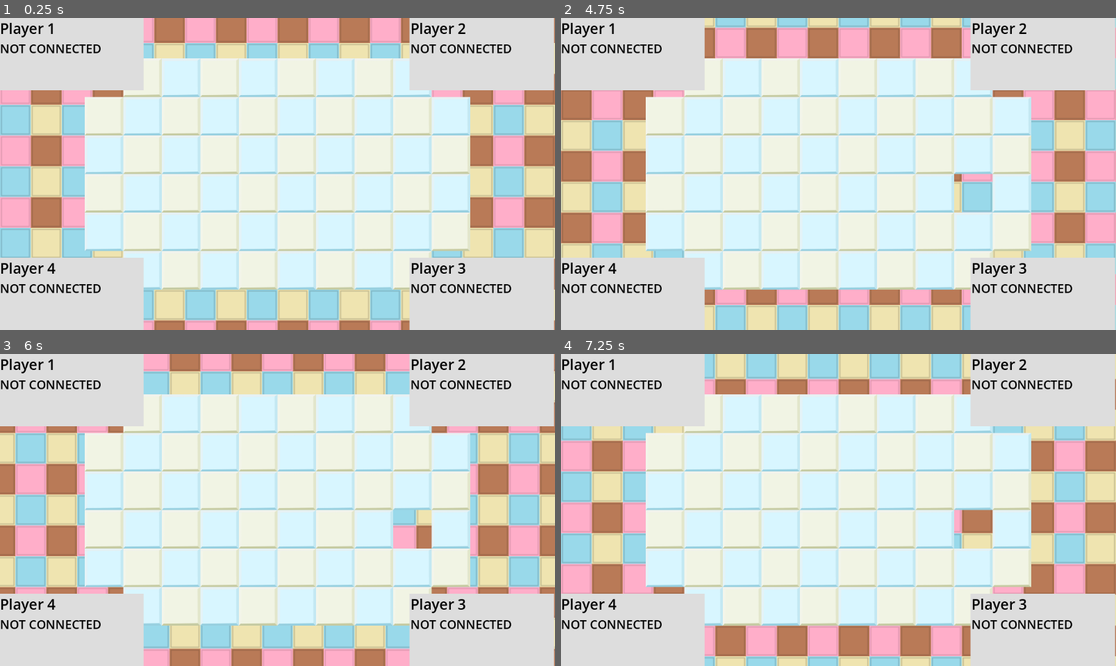
Above: before the commit, frames 1-4 (two rows, left to right).
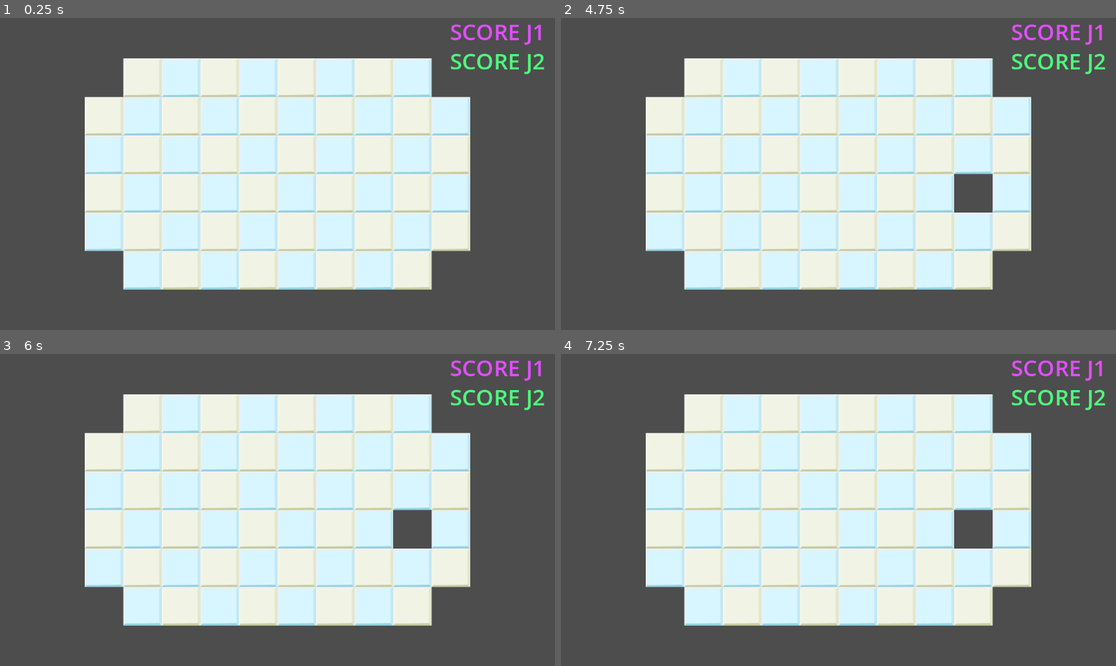
Above: after the commit, the same moments.

Repository: patator62180/GDWL_67
Game: Godot game, scene res://scenes/game/game.tscn
Same seed, same stepped clock (60 frames per second), same inputs: the game is played once before the commit and once after it. This scene is started directly instead of the project's main scene.
Inputs (mouse positions are in pixels of both pictures, inside the frame that each line leads up to):
- Up to frame 1 (0.25 s): no input
- Up to frame 2 (4.75 s): tap Enter (ui_accept) at 0.5, 0.77, 1.52, 3.02, 3.77, 4.52 s; move the mouse to (960, 158) at 0.52 s; hold Right (right) 0.53-1.28 s; right-click (960, 158) at 0.6 s; click (960, 158) at 0.67 s; move the mouse to (727, 189) at 1.27 s; hold Down (down) 1.28-2.03 s; click (727, 189) at 1.35 s; move the mouse to (894, 105) at 2.02 s; hold Right (right) 2.03-2.78 s; right-click (894, 105) at 2.1 s; move the mouse to (810, 236) at 2.77 s; hold Up (up) 2.78-3.53 s; click (810, 236) at 2.85 s; move the mouse to (1005, 220) at 3.52 s; hold Left (left) from 3.53 s (still down); right-click (1005, 220) at 3.6 s; move the mouse to (672, 127) at 4.27 s; click (672, 127) at 4.35 s
- Up to frame 3 (6 s): move the mouse to (305, 510) at 5.02 s; release Left (left) at 5.03 s; hold Down (down) 5.03-5.78 s; right-click (305, 510) at 5.1 s; click (305, 510) at 5.17 s; move the mouse to (194, 432) at 5.77 s; hold Right (right) from 5.78 s (still down); click (194, 432) at 5.85 s
- Up to frame 4 (7.25 s): tap Enter (ui_accept) at 6.02, 6.77 s; move the mouse to (960, 494) at 6.52 s; release Right (right) at 6.53 s; hold Up (up) from 6.53 s (still down); right-click (960, 494) at 6.6 s

The runs differ from the first frame. In frame 1, 53% of the frame differs, in the area x 0-100%, y 0-100%; in frame 2, 53%; in frame 3, 53%; in frame 4, 53%.
Error in both runs: Invalid access to property or key 'peer_player_joined' on a base object of type 'Nil'. (res://scenes/game/game.gd:22)

Commit message:
Scores de couleur

Diff:
--- /dev/null
+++ b/scenes/game/ScoreControl.gd
@@ -0,0 +1,9 @@
+extends Control
+
+@export var PlayerManager0: PlayerManager
+@export var PlayerManager1: PlayerManager
+
+
+func _ready():
+    %"Score J1".material.set_shader_parameter("Shift_Hue", PlayerManager0.modulateFaceColor)
+    %"Score J2".material.set_shader_parameter("Shift_Hue", PlayerManager1.modulateFaceColor)
--- a/scenes/game/game.tscn
+++ b/scenes/game/game.tscn
@@ -6,10 +6,61 @@
 [ext_resource type="PackedScene" uid="uid://b81kmauxqg4ws" path="res://scenes/background/background.tscn" id="3_qtcvc"]
 [ext_resource type="Script" path="res://scenes/game/hazard_mananger.gd" id="3_vmlt8"]
 [ext_resource type="Script" path="res://scenes/grid/grid.gd" id="5_0p7w5"]
+[ext_resource type="Shader" path="res://scenes/game/scoreHueJ1.gdshader" id="5_paa84"]
 [ext_resource type="TileSet" uid="uid://dpgv8vcohuucb" path="res://tile_sets/level1.tres" id="5_quoa4"]
+[ext_resource type="Script" path="res://scenes/game/ScoreControl.gd" id="5_v4ywu"]
 [ext_resource type="TileSet" uid="uid://baqdshuahgp71" path="res://tile_sets/selection.tres" id="6_owf1v"]
 [ext_resource type="TileSet" uid="uid://wxknivquryt0" path="res://tile_sets/walls.tres" id="8_5prta"]
 [ext_resource type="PackedScene" uid="uid://ddsgdn7jinj07" path="res://scenes/host/host.tscn" id="8_va0h3"]
+
+[sub_resource type="Shader" id="Shader_ojgdv"]
+code = "shader_type canvas_item;
+render_mode unshaded;
+
+uniform float Shift_Hue;
+
+void fragment() {
+// Input:3
+	vec3 input_color = vec3(1,0.71,0.306);
+	vec4 texture_color = texture(TEXTURE, UV);
+	//input_color = (1,0.71,0.306);
+
+// VectorFunc:2
+	vec3 color_hsv;
+	{
+		vec3 c = input_color;
+		vec4 K = vec4(0.0, -1.0 / 3.0, 2.0 / 3.0, -1.0);
+		vec4 p = mix(vec4(c.bg, K.wz), vec4(c.gb, K.xy), step(c.b, c.g));
+		vec4 q = mix(vec4(p.xyw, c.r), vec4(c.r, p.yzx), step(p.x, c.r));
+		float d = q.x - min(q.w, q.y);
+		float e = 1.0e-10;
+		color_hsv=vec3(abs(q.z + (q.w - q.y) / (6.0 * d + e)), d / (q.x + e), q.x);
+	}
+
+	color_hsv.x = mod((color_hsv.x + Shift_Hue), 1.0f);
+
+// VectorFunc:5
+	vec3 color_rgb;
+	{
+		vec3 c = color_hsv;
+		vec4 K = vec4(1.0, 2.0 / 3.0, 1.0 / 3.0, 3.0);
+		vec3 p = abs(fract(c.xxx + K.xyz) * 6.0 - K.www);
+		color_rgb=c.z * mix(K.xxx, clamp(p - K.xxx, 0.0, 1.0), c.y);
+	}
+
+// Output:0
+	texture_color = vec4(color_rgb.rgb,texture_color.a);
+	COLOR.rgba = texture_color;
+
+}"
+
+[sub_resource type="ShaderMaterial" id="ShaderMaterial_x7x0s"]
+shader = SubResource("Shader_ojgdv")
+shader_parameter/Shift_Hue = 0.84
+
+[sub_resource type="ShaderMaterial" id="ShaderMaterial_idffq"]
+shader = ExtResource("5_paa84")
+shader_parameter/Shift_Hue = 0.32
 
 [node name="Game" type="Node2D" node_paths=PackedStringArray("host_root", "player_characters", "player_cards", "grid")]
 script = ExtResource("1_jy7t4")
@@ -20,10 +71,12 @@
 grid = NodePath("Grid")
 
 [node name="Background" parent="." instance=ExtResource("3_qtcvc")]
+visible = false
 
 [node name="HUD" type="CanvasLayer" parent="."]
 
 [node name="PlayerCards" type="Control" parent="HUD"]
+visible = false
 layout_mode = 3
 anchors_preset = 15
 anchor_right = 1.0
@@ -90,6 +143,39 @@
 layout_mode = 1
 player_index = 3
 
+[node name="Control" type="Control" parent="HUD" node_paths=PackedStringArray("PlayerManager0", "PlayerManager1")]
+layout_mode = 3
+anchors_preset = 0
+offset_right = 40.0
+offset_bottom = 40.0
+script = ExtResource("5_v4ywu")
+PlayerManager0 = NodePath("../../PlayerManager0")
+PlayerManager1 = NodePath("../../PlayerManager1")
+
+[node name="Score J1" type="Label" parent="HUD/Control"]
+unique_name_in_owner = true
+material = SubResource("ShaderMaterial_x7x0s")
+layout_mode = 0
+offset_left = 934.0
+offset_top = -4.0
+offset_right = 1396.0
+offset_bottom = 196.0
+theme_override_colors/font_color = Color(1, 0.709804, 0.305882, 1)
+theme_override_font_sizes/font_size = 46
+text = "SCORE J1"
+
+[node name="Score J2" type="Label" parent="HUD/Control"]
+unique_name_in_owner = true
+material = SubResource("ShaderMaterial_idffq")
+layout_mode = 0
+offset_left = 934.0
+offset_top = 57.0
+offset_right = 1396.0
+offset_bottom = 257.0
+theme_override_colors/font_color = Color(1, 0.709804, 0.305882, 1)
+theme_override_font_sizes/font_size = 46
+text = "SCORE J2"
+
 [node name="HazardManager" type="Node2D" parent="." node_paths=PackedStringArray("tile_map")]
 script = ExtResource("3_vmlt8")
 tile_map = NodePath("../Grid/TileMap")
--- /dev/null
+++ b/scenes/game/scoreHueJ1.gdshader
@@ -0,0 +1,39 @@
+shader_type canvas_item;
+render_mode unshaded;
+
+uniform float Shift_Hue;
+
+void fragment() {
+// Input:3
+	vec3 input_color = vec3(1,0.71,0.306);
+	vec4 texture_color = texture(TEXTURE, UV);
+	//input_color = (1,0.71,0.306);
+
+// VectorFunc:2
+	vec3 color_hsv;
+	{
+		vec3 c = input_color;
+		vec4 K = vec4(0.0, -1.0 / 3.0, 2.0 / 3.0, -1.0);
+		vec4 p = mix(vec4(c.bg, K.wz), vec4(c.gb, K.xy), step(c.b, c.g));
+		vec4 q = mix(vec4(p.xyw, c.r), vec4(c.r, p.yzx), step(p.x, c.r));
+		float d = q.x - min(q.w, q.y);
+		float e = 1.0e-10;
+		color_hsv=vec3(abs(q.z + (q.w - q.y) / (6.0 * d + e)), d / (q.x + e), q.x);
+	}
+
+	color_hsv.x = mod((color_hsv.x + Shift_Hue), 1.0f);
+
+// VectorFunc:5
+	vec3 color_rgb;
+	{
+		vec3 c = color_hsv;
+		vec4 K = vec4(1.0, 2.0 / 3.0, 1.0 / 3.0, 3.0);
+		vec3 p = abs(fract(c.xxx + K.xyz) * 6.0 - K.www);
+		color_rgb=c.z * mix(K.xxx, clamp(p - K.xxx, 0.0, 1.0), c.y);
+	}
+
+// Output:0
+	texture_color = vec4(color_rgb.rgb,texture_color.a);
+	COLOR.rgba = texture_color;
+
+}
Not shown: 1 places in scenes/game/game.tscn that only renumber resources
